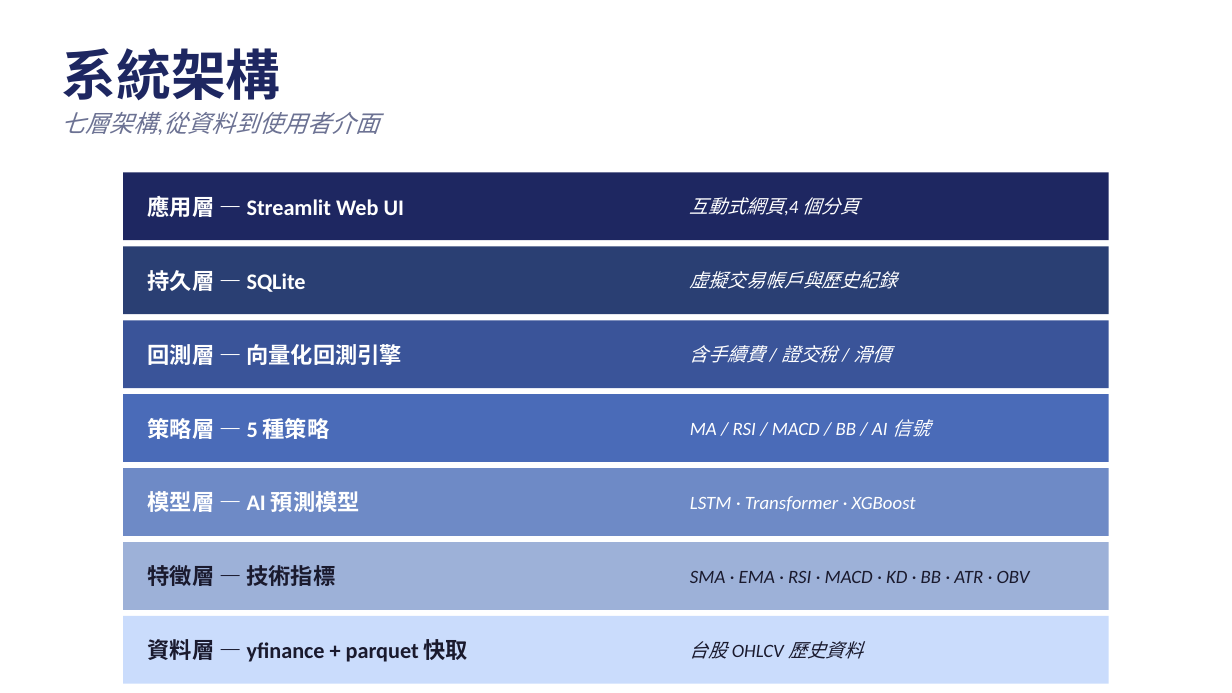
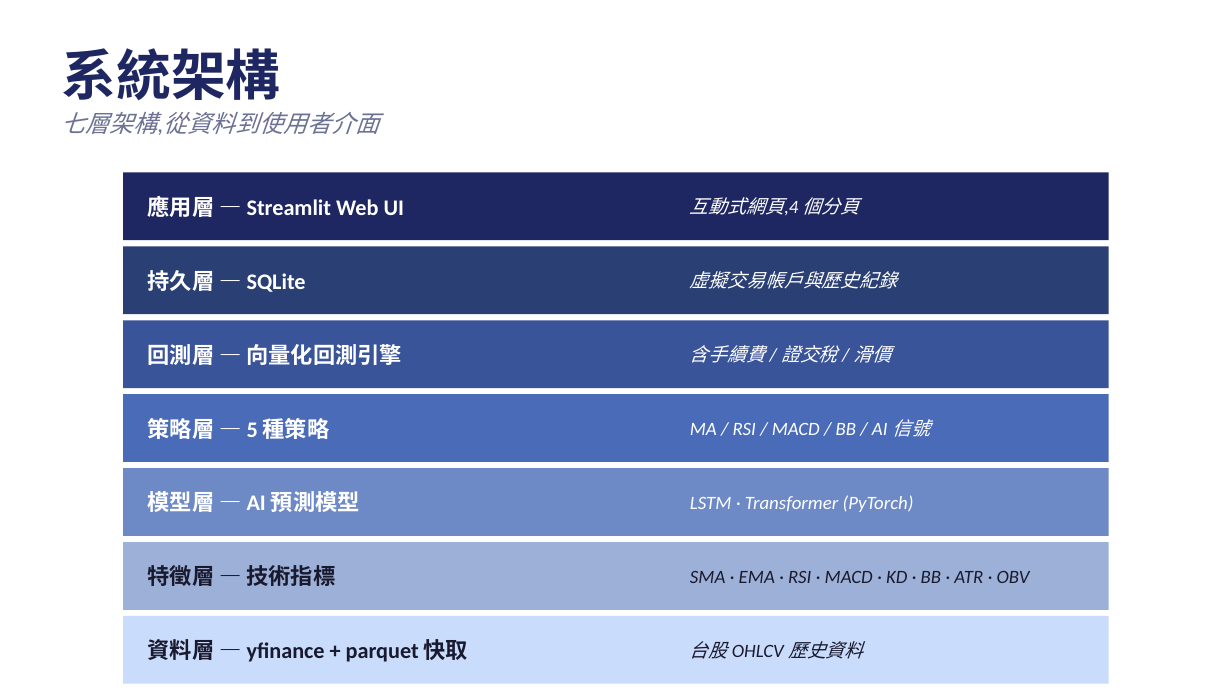
Before and after one commit to nick111432009-beep/twstock-ai-platform, a slide deck: slide 3 of 期末報告_台股AI量化分析平台.pptx. Drawn at 1232x693 pixels with LibreOffice and Linux fonts; fonts in the diff are those of the drawing. Boxes give left, top, right and bottom in pixels: in the first picture for what was removed or moved away, otherwise in the second. Text is boxed around its words. In the diff, an @@ line names an element or a change of style, - is before the commit and + after.

Commit message:
Remove XGBoost: focus on LSTM vs Transformer comparison

```diff
--- a/期末報告_台股AI量化分析平台.pptx
+++ b/期末報告_台股AI量化分析平台.pptx
@@ text at <box>690,495,914,512</box>: text changed @@
-LSTM · Transformer · XGBoost
+LSTM · Transformer (PyTorch)
```
Also in this commit, not shown: 4 other slides changed, 4 other files.
